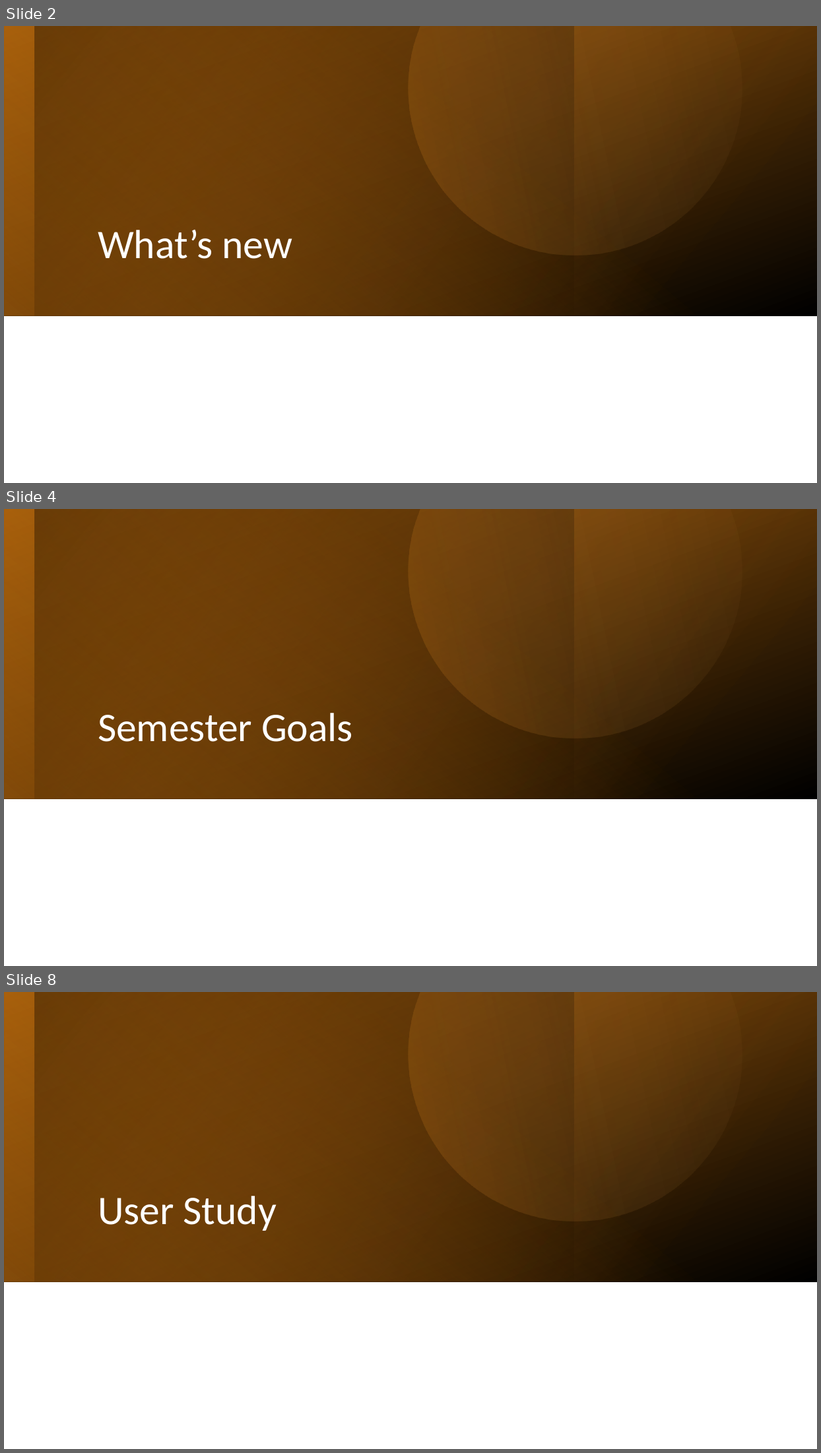
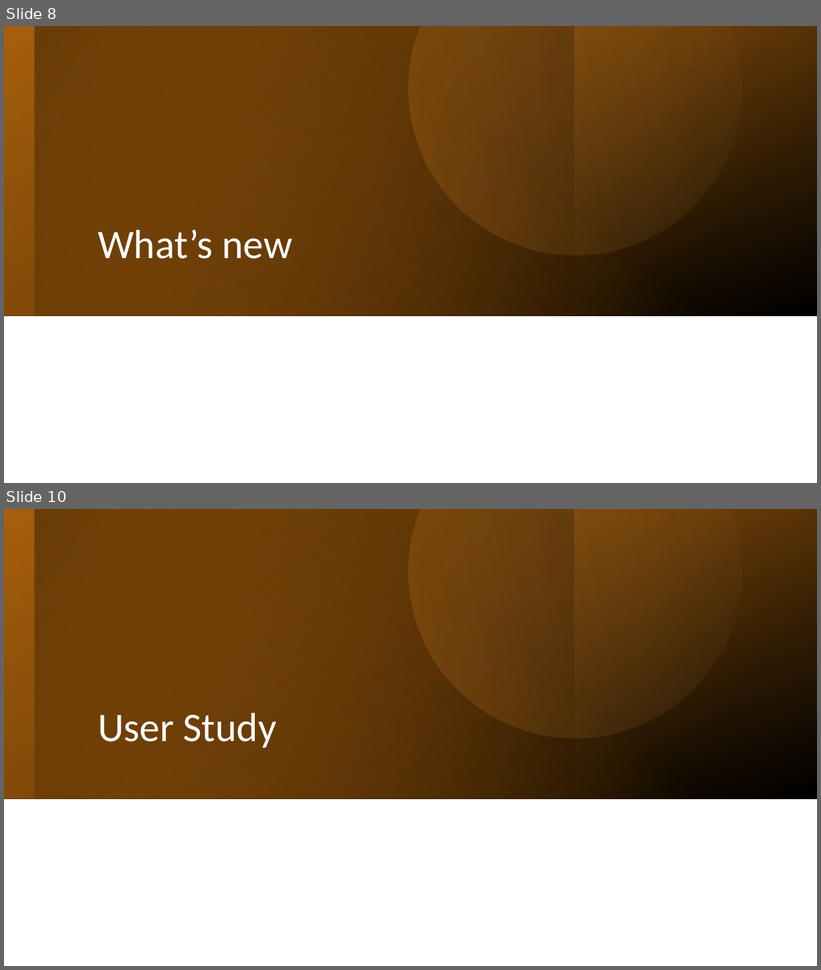
Before and after one commit to RoiTief/Exam-Management-System, a slide deck: docs/slide_07_05_24.pptx. Shown one above the other, each under a label of ours: slides 2, 4 and 8 before the commit, slides 8 and 10 after it; the slides between them are not shown. The pictures are 821x1453 and 821x970 pixels, drawn with LibreOffice and Linux fonts; fonts in the diff are those of the drawing. Boxes give left, top, right and bottom in pixels: in the first picture for what was removed or moved away, otherwise in the second. Text is boxed around its words. In the diff, an @@ line names an element or a change of style, - is before the commit and + after.

```diff
--- a/docs/slide_07_05_24.pptx
+++ b/docs/slide_07_05_24.pptx
@@ slide 4 removed at [4,509,817,966], background #FFFFFF @@
@@ rectangle removed at [4,509,817,799] @@
@@ rectangle removed at [4,509,817,799] @@
@@ rectangle removed at [4,509,574,799] @@
@@ rectangle removed at [34,509,817,799] @@
@@ freeform shape removed at [350,509,784,797] @@
@@ title removed at [98,713,353,742] @@
-Semester Goals
@@ what was slide 2 is now slide 8 @@
@@ what was slide 8 is now slide 10 @@
```
Also in this commit, not shown: 3 slides changed, 7 slides added, 4 other slides removed.
